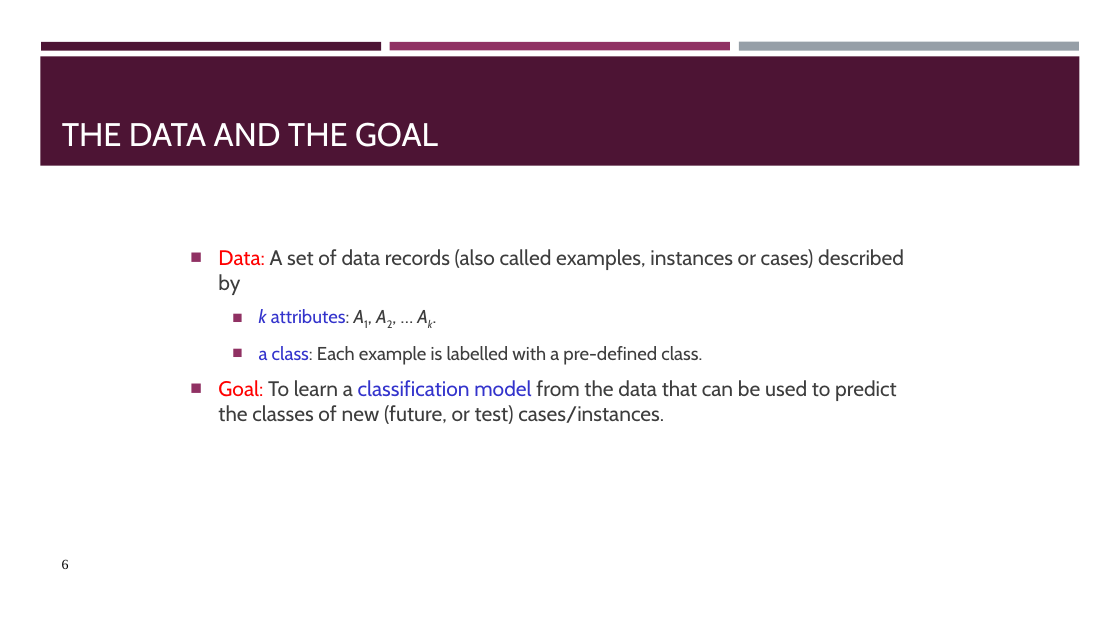
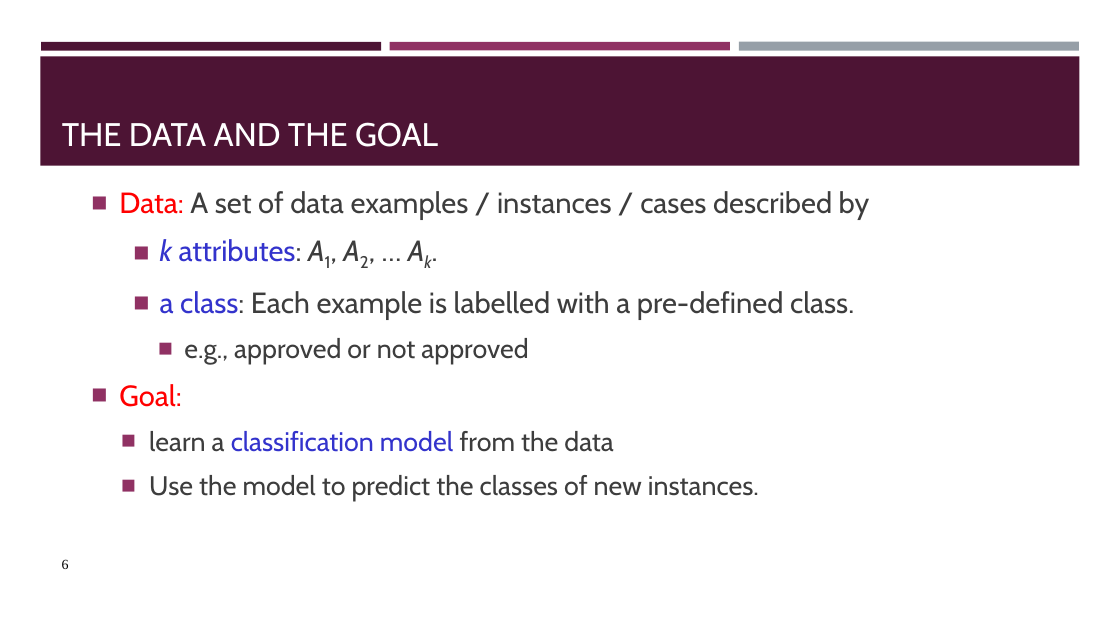
Before and after one commit to BeiyuLinCS/beiyulin.github.io, a slide deck: slide 6 of teach/spring_21/behavior_modeling/week6_supervised.pptx. Drawn at 1120x630 pixels with LibreOffice and Linux fonts; fonts in the diff are those of the drawing. Boxes give left, top, right and bottom in pixels: in the first picture for what was removed or moved away, otherwise in the second. Text is boxed around its words. In the diff, an @@ line names an element or a change of style, - is before the commit and + after.

```diff
--- a/teach/spring_21/behavior_modeling/week6_supervised.pptx
+++ b/teach/spring_21/behavior_modeling/week6_supervised.pptx
@@ text "Data: A set of data ...": place and size @@
-text "Data: A set of data ..." at bbox=[218, 249, 904, 424]
+text "Data: A set of data ..." at bbox=[119, 191, 870, 502]
@@ text at bbox=[119, 191, 870, 219]: text changed; size 18 to 25 pt @@
-■ Data: A set of data records (also called examples, instances or cases) described by
+■ Data: A set of data examples / instances / cases described by
@@ text at bbox=[160, 239, 854, 320]: size 16 to 25 pt in "k attributes: A1, A2, … Ak.", "a class: Each example is labelled with ..."; more space between paragraphs @@
@@ text at bbox=[119, 338, 759, 502]: text changed; size 18 to 23 pt @@
-■ Goal: To learn a classification model from the data that can be used to predict the classes of new (future, or test) cases/instances.
+    ■ e.g., approved or not approved
+■ Goal:
+  ■ learn a classification model from the data
+  ■ Use the model to predict the classes of new instances.
```
Also in this commit, not shown: 25 other slides changed, 1 slide added, 31 slides removed, 4 other files.
